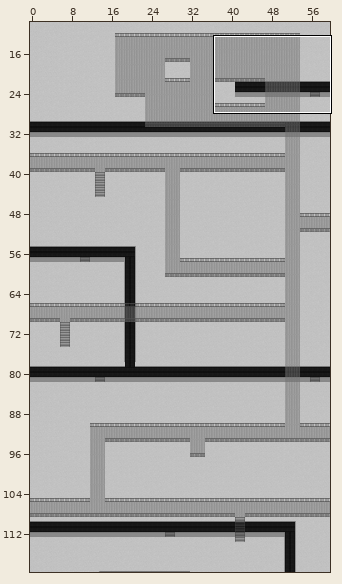
Tiled map (JSON): main/resources/worlds/FactoryFloorCat.json. The first picture is a wide view before the edit; the outline marks the close-up.
Close-up. First the earlier version:
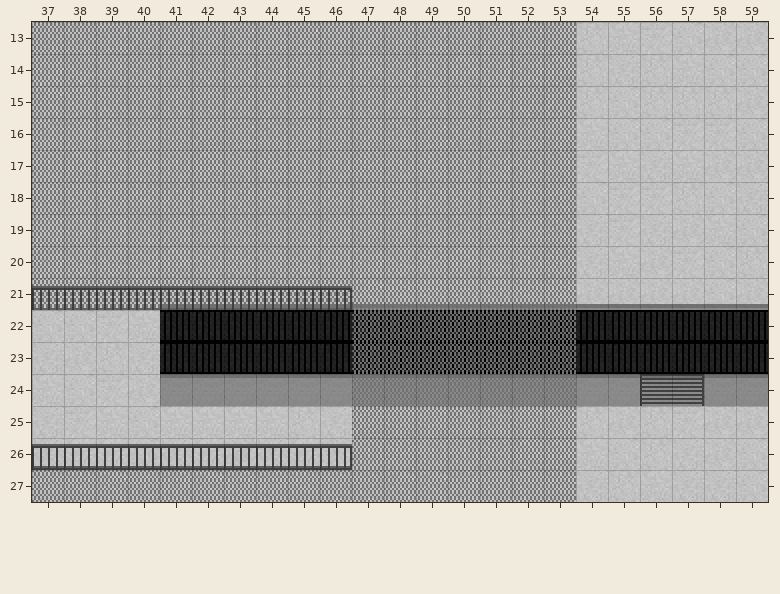
Cells are 16x16 px. Shown: x 37..59, y 13..27. The commit also changed other parts of the map, which this record leaves out.
After:
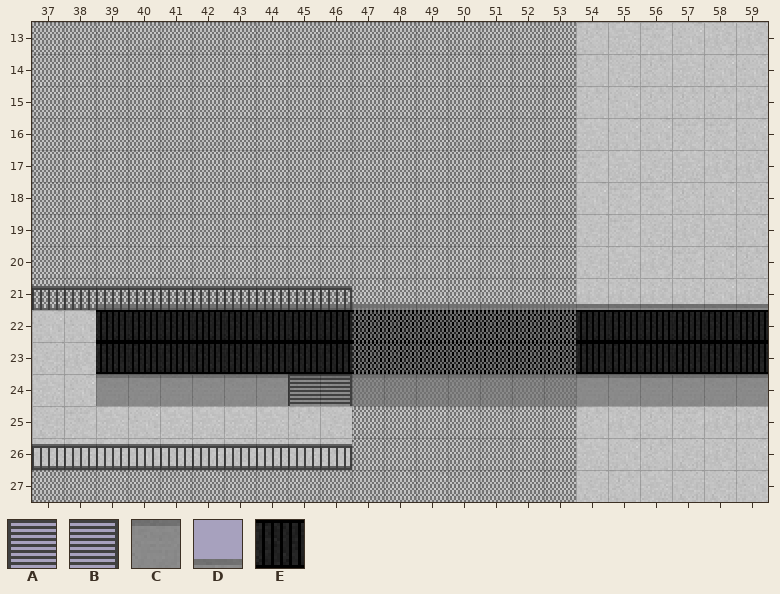
Key: from "Cat": A 0, B 8, C 40, D 41; from "GoGo": E 0.
_ is an empty cell.
Change:
Layer "Conveyor Sides":
The edit adds tile C in row 24 at x 39 to 40.
The edit adds tile D in row 21 at x 39 to 40.
Layer "Conveyor":
The edit adds tile E in rows 22 to 23 at x 39 to 40.
Layer "Ladder":
The edit adds tile A in row 24 at x 45.
The edit adds tile B in row 24 at x 46.
Tile A is gone in row 24 at x 56.
Tile B is gone in row 24 at x 57.
Boxes around the changes in both close-ups, in picture pixels (x1, y1, x2, y2):
added: (96, 304, 160, 406)
added: (288, 374, 352, 406)
removed: (640, 374, 704, 406)
